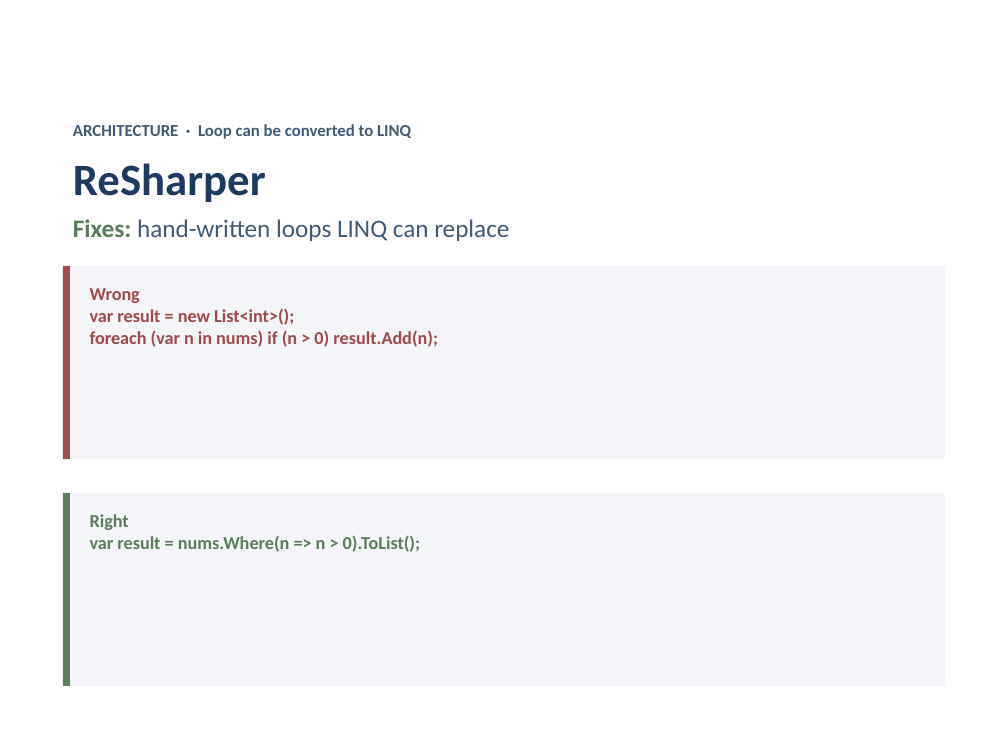
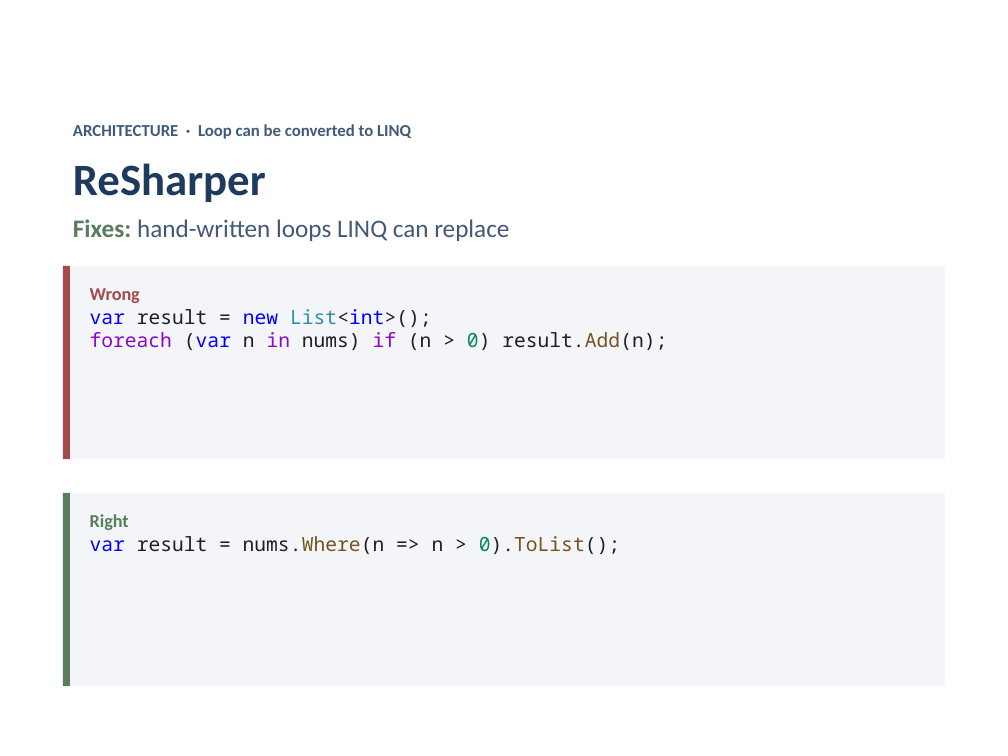
Before and after one commit to isidore/Talks, a slide deck: slide 24 of Slides/Analyzers.Net.pptx. Drawn at 1008x756 pixels with LibreOffice and Linux fonts; fonts in the diff are those of the drawing. Boxes give left, top, right and bottom in pixels: in the first picture for what was removed or moved away, otherwise in the second. Text is boxed around its words. In the diff, an @@ line names an element or a change of style, - is before the commit and + after.

Commit message:
code styling

```diff
--- a/Slides/Analyzers.Net.pptx
+++ b/Slides/Analyzers.Net.pptx
@@ rectangle "Wrong var result = new ..." at [70,266,944,460]: text colour #1F3A5F to #0000FF in "var new List<int>(); (var"; text colour #1F3A5F to #1F1F1F in "result = List<int>(); (var n nums) (n ..."; text colour #1F3A5F to #2B91AF in "List<int>();"; text colour #1F3A5F to #8F08C4 in "foreach in if"; text colour #1F3A5F to #098658 in "0)"; text colour #1F3A5F to #74531F in "result.Add(n);" @@
@@ rectangle "Right var result = nums.Where(n ..." at [70,493,944,686]: text colour #1F3A5F to #0000FF in "var"; text colour #1F3A5F to #1F1F1F in "result = nums.Where(n => n > 0).ToList();"; text colour #1F3A5F to #74531F in "nums.Where(n 0).ToList();"; text colour #1F3A5F to #098658 in "0).ToList();" @@
```
Also in this commit, not shown: 23 other slides changed.
